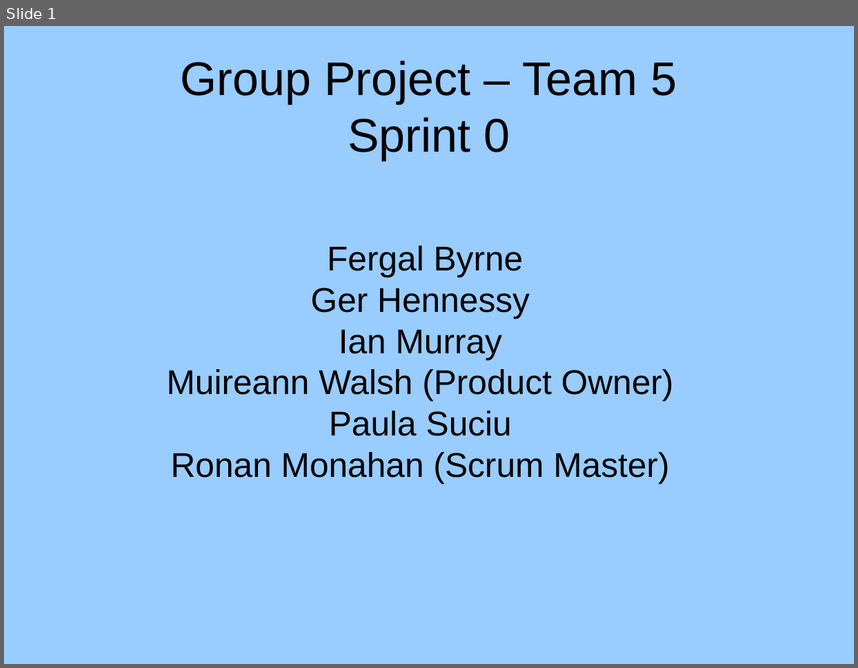
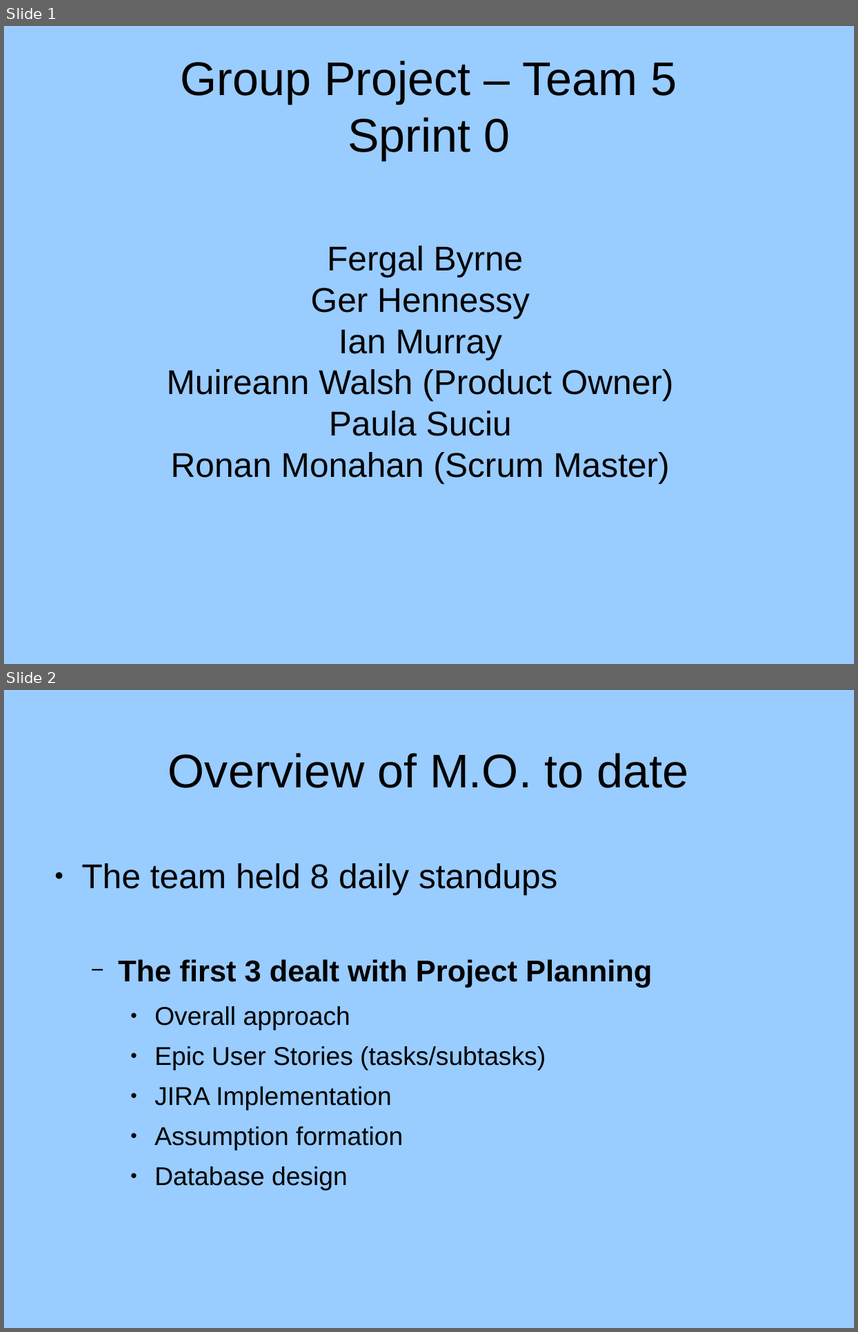
Before and after one commit to rednanor/GroupProject, a slide deck: Documentation/Group5presentation.odp. Shown one above the other, each under a label of ours: slide 1 before the commit, slides 1 and 2 after it. The pictures are 858x668 and 858x1332 pixels, drawn with LibreOffice and Linux fonts; fonts in the diff are those of the drawing; background and template pictures are left out. Boxes give left, top, right and bottom in pixels: in the first picture for what was removed or moved away, otherwise in the second. Text is boxed around its words. In the diff, an @@ line names an element or a change of style, - is before the commit and + after.

```diff
--- a/Documentation/Group5presentation.odp
+++ b/Documentation/Group5presentation.odp
@@ slide 2 added at <box>4,690,854,1328</box>, background #99CCFF @@
@@ title added at <box>168,753,689,788</box>, 44 pt, text #000000 @@
+Overview of M.O. to date
@@ text added at <box>82,863,652,1190</box>, 24 pt, text #000000 @@
+● The team held 8 daily standups
+  − The first 3 dealt with Project Planning
+    ● Overall approach
+    ● Epic User Stories (tasks/subtasks)
+    ● JIRA Implementation
+    ● Assumption formation
+    ● Database design
```
Also in this commit, not shown: 3 slides changed, 3 other slides added, 1 other file.
